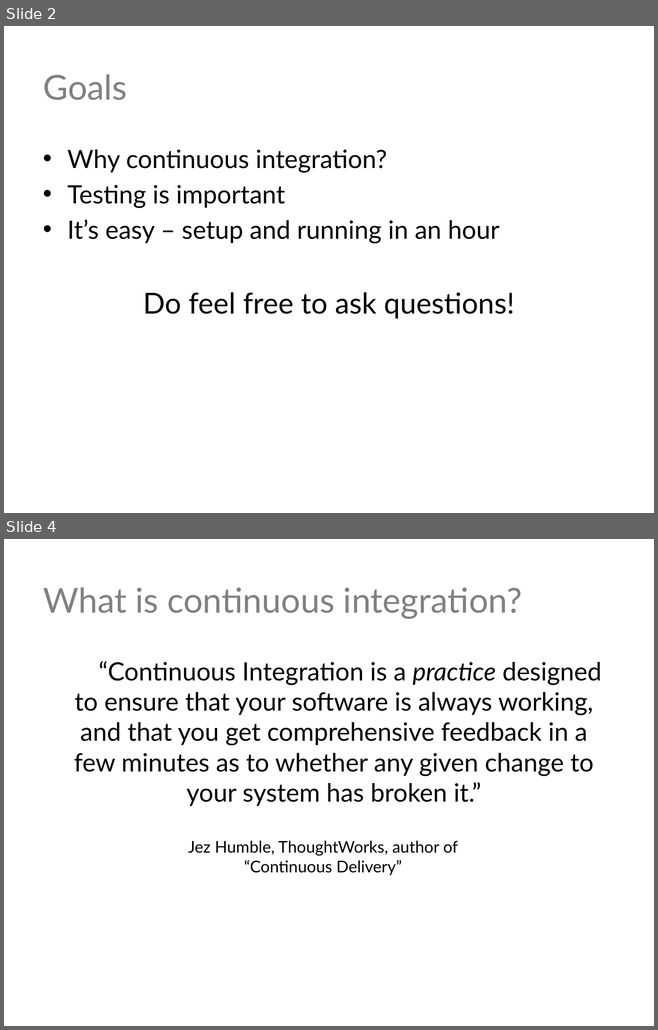
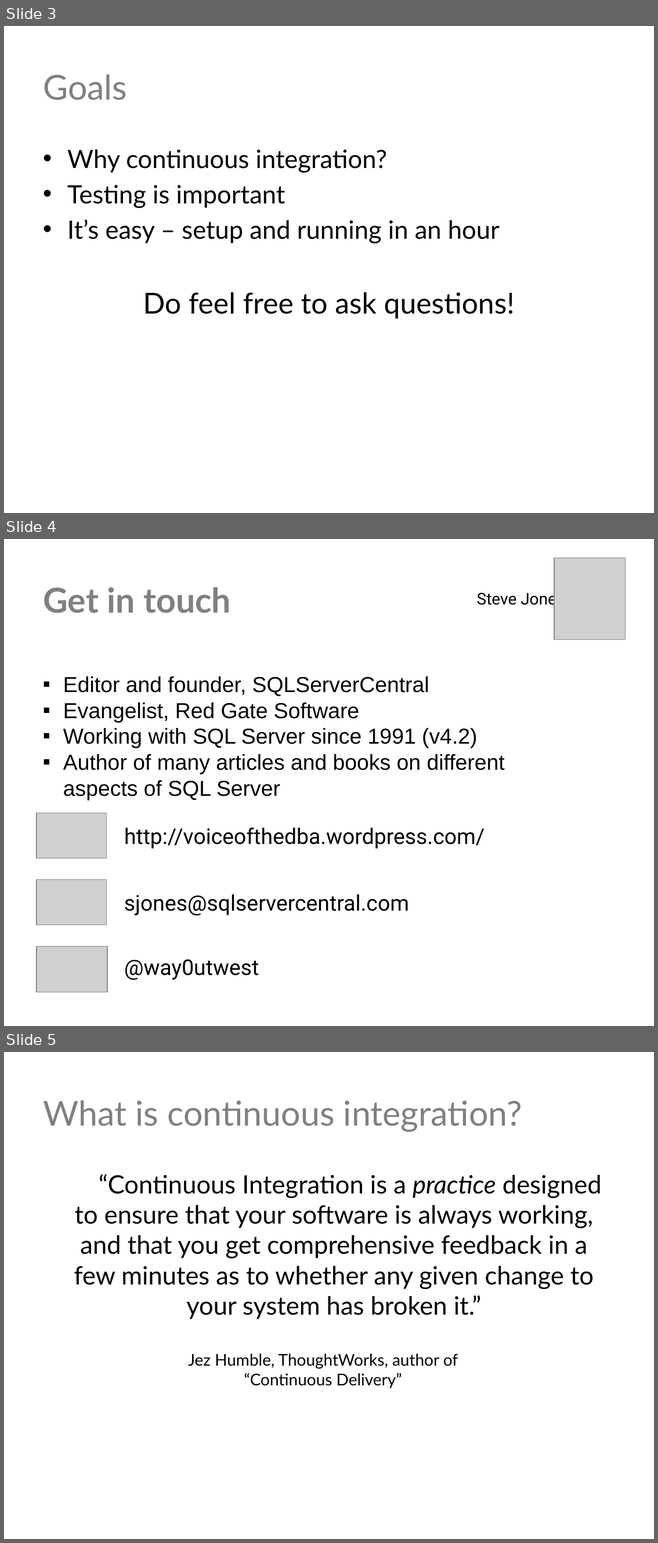
Before and after one commit to way0utwest/CIforDB, a slide deck: CI for Databases.pptx. Shown one above the other, each under a label of ours: slides 2 and 4 before the commit, slides 3, 4 and 5 after it; the slides between them are not shown. The pictures are 658x1030 and 658x1543 pixels, drawn with LibreOffice and Linux fonts; fonts in the diff are those of the drawing; grey boxes stand for pictures; background and template pictures are left out. Boxes give left, top, right and bottom in pixels: in the first picture for what was removed or moved away, otherwise in the second. Text is boxed around its words. In the diff, an @@ line names an element or a change of style, - is before the commit and + after.

Commit message:
Updated with Our Story
Added delivery pipline slides, added opening title slide, added Our
Story slides for demos.

```diff
--- a/CI for Databases.pptx
+++ b/CI for Databases.pptx
@@ slide 4 added at <box>4,539,654,1026</box>, background picture (left out) @@
@@ picture added at <box>554,558,625,640</box> @@
@@ title added at <box>43,587,231,613</box>, 38 pt, text #808080, bold @@
+Get in touch
@@ text added at <box>477,589,564,609</box>, 18 pt, text #000000 @@
+Steve Jones
@@ text added at <box>63,676,505,801</box>, 24 pt, text #000000 @@
+  ▪ Editor and founder, SQLServerCentral
+  ▪ Evangelist, Red Gate Software
+  ▪ Working with SQL Server since 1991 (v4.2)
+  ▪ Author of many articles and books on different aspects of SQL Server
@@ picture added at <box>36,813,107,858</box> @@
@@ text added at <box>124,827,484,849</box>, 24 pt, text #000000 @@
+http://voiceofthedba.wordpress.com/
@@ picture added at <box>36,880,107,925</box> @@
@@ text added at <box>124,895,409,916</box>, 24 pt, text #000000 @@
+sjones@sqlservercentral.com
@@ picture added at <box>36,946,107,992</box> @@
@@ text added at <box>124,959,259,980</box>, 24 pt, text #000000 @@
+@way0utwest
@@ what was slide 2 is now slide 3 @@
@@ what was slide 4 is now slide 5 @@
```
Also in this commit, not shown: 8 other slides added, 3 slides removed.
